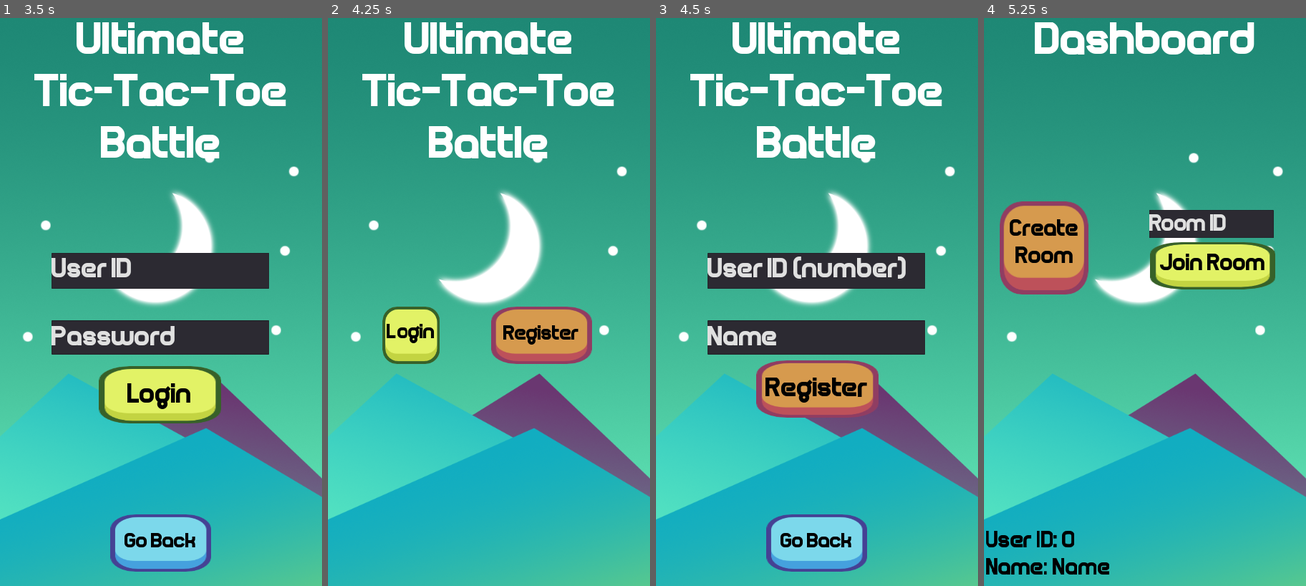
Above: before the commit, frames 1-4 (left to right).
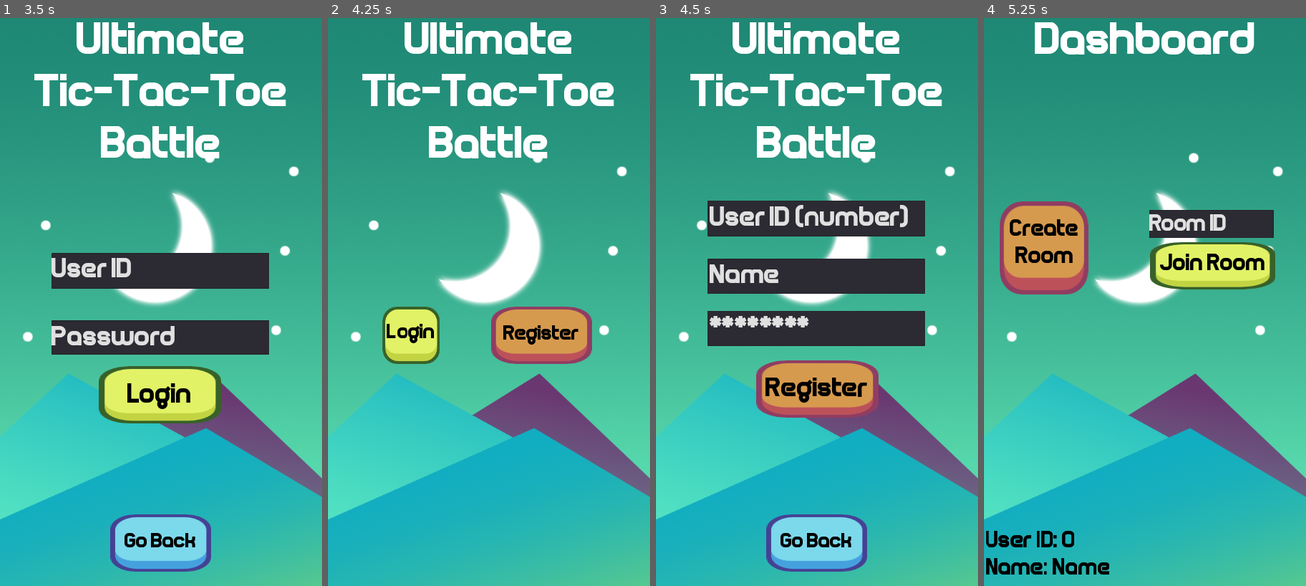
Above: after the commit, the same moments.

Repository: iamdejan/Ultimate_TicTacToe_Battle
Game: Godot game, scene res://scenes/Home.tscn
Same seed, same stepped clock (60 frames per second), same inputs: the game is played once before the commit and once after it.
Inputs:
- Up to frame 1 (3.5 s): click "Login" at 0.5 s; click "Login" at 1.25 s; click "Login" at 2 s; click "Login" at 2.75 s
- Up to frame 2 (4.25 s): click "Go Back" at 3.5 s
- Up to frame 3 (4.5 s): click "Register" at 4.25 s
- Up to frame 4 (5.25 s): click "Register" at 5 s

Frames 1-2 are identical in both runs. In frame 3, 9.6% of the frame differs, in the area x 16-84%, y 32-60%; in frame 4, nothing differs.

Commit message:
Update README.md and text field

Diff:
--- a/scenes/Register.tscn
+++ b/scenes/Register.tscn
@@ -34,21 +34,30 @@
 Battle"
 align = 1
 
-[node name="UserIDText" type="TextEdit" parent="."]
+[node name="UserIDText" type="LineEdit" parent="."]
 margin_left = 115.0
-margin_top = 536.26
+margin_top = 419.16
 margin_right = 602.0
-margin_bottom = 616.26
+margin_bottom = 499.16
 custom_fonts/font = SubResource( 2 )
 text = "User ID (number)"
 
-[node name="NameText" type="TextEdit" parent="."]
+[node name="NameText" type="LineEdit" parent="."]
 margin_left = 115.0
-margin_top = 687.0
+margin_top = 549.407
 margin_right = 602.0
-margin_bottom = 763.0
+margin_bottom = 625.407
 custom_fonts/font = SubResource( 2 )
 text = "Name"
+
+[node name="PasswordText" type="LineEdit" parent="."]
+margin_left = 115.0
+margin_top = 665.406
+margin_right = 602.0
+margin_bottom = 741.406
+custom_fonts/font = SubResource( 2 )
+text = "Password"
+secret = true
 
 [node name="GoBackButton" parent="." instance=ExtResource( 4 )]
 margin_left = 247.375
Not shown, changed: README.md
